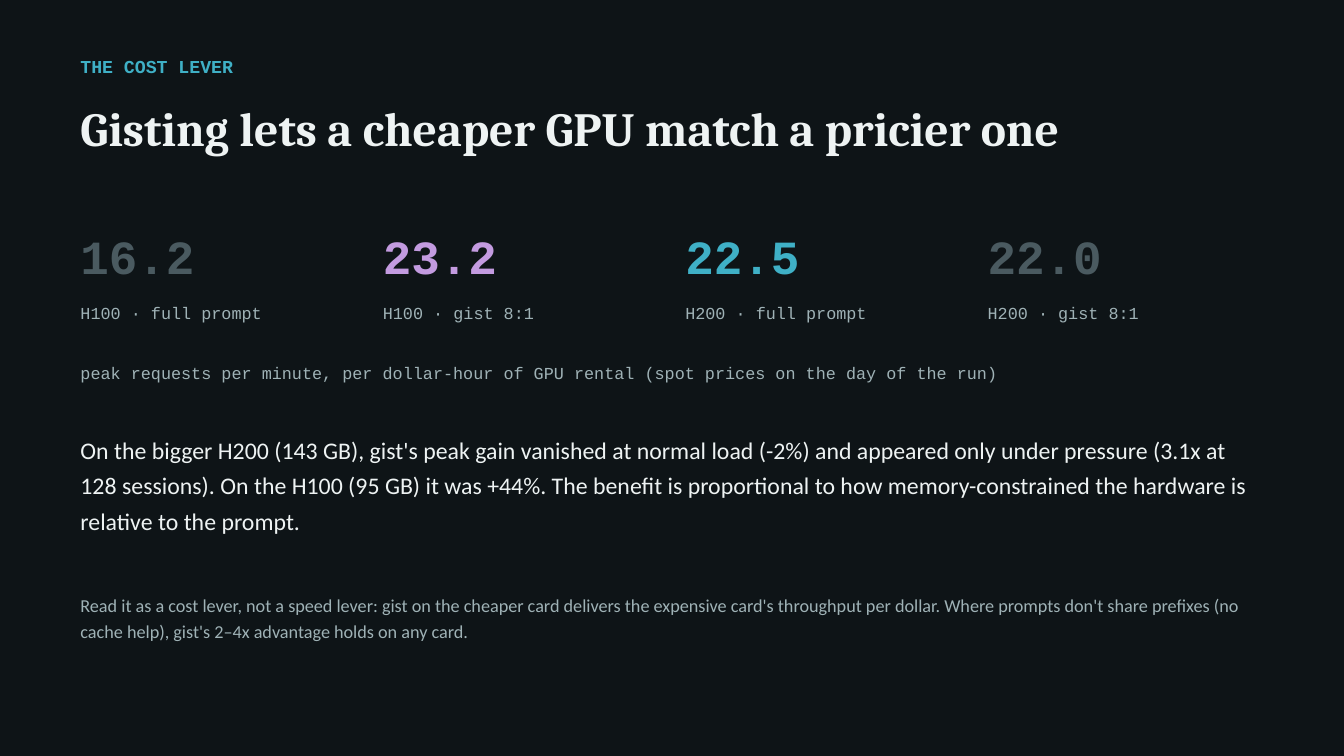
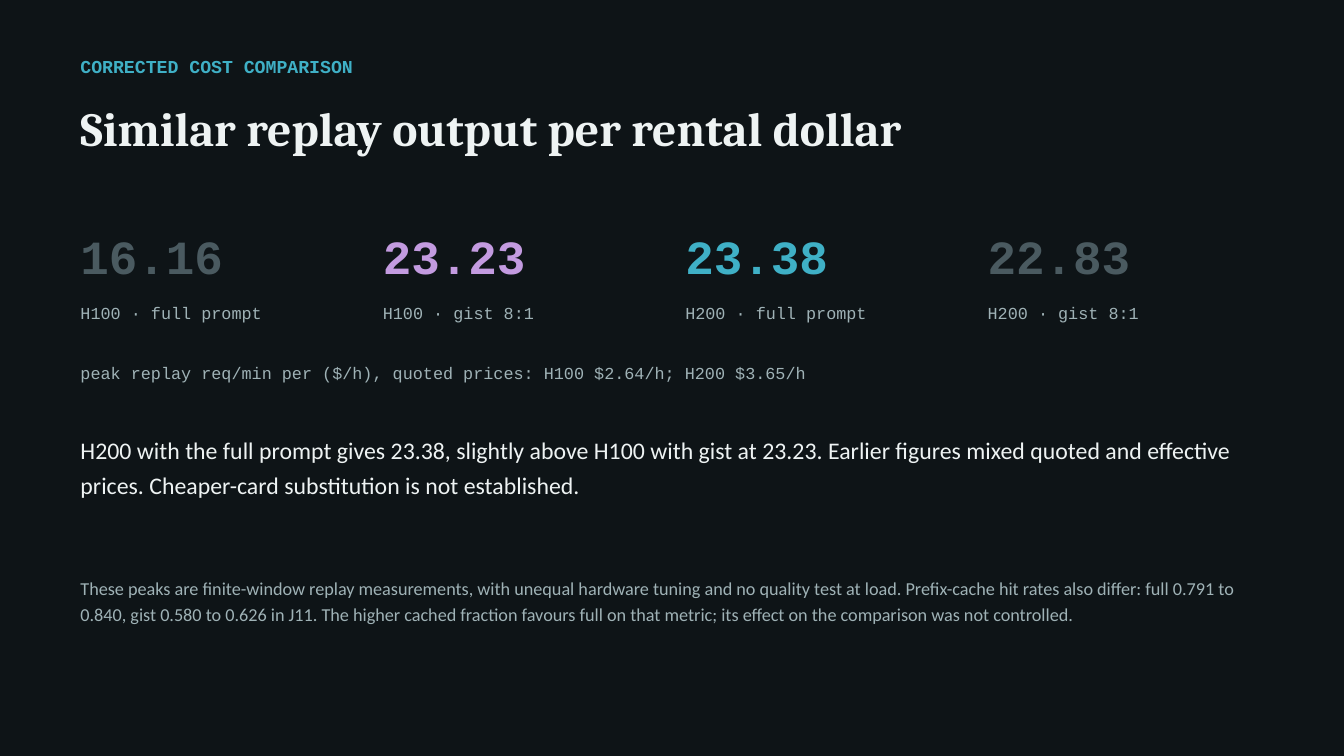
Before and after one commit to arunmenon/gisting-coding-agent, a slide deck: slide 9 of Gisting-CTO-deck.pptx. Drawn at 1344x756 pixels with LibreOffice and Linux fonts; fonts in the diff are those of the drawing. Boxes give left, top, right and bottom in pixels: in the first picture for what was removed or moved away, otherwise in the second. Text is boxed around its words. In the diff, an @@ line names an element or a change of style, - is before the commit and + after.

```diff
--- a/Gisting-CTO-deck.pptx
+++ b/Gisting-CTO-deck.pptx
@@ text at [80,61,353,73]: text changed @@
-THE COST LEVER
+CORRECTED COST COMPARISON
@@ text at [80,113,901,156]: text changed @@
-Gisting lets a cheaper GPU match a pricier one
+Similar replay output per rental dollar
@@ text at [80,242,223,274]: text changed @@
-16.2
+16.16
@@ text at [383,242,526,275]: text changed @@
-23.2
+23.23
@@ text at [685,242,828,275]: text changed @@
-22.5
+23.38
@@ text at [988,242,1131,274]: text changed @@
-22.0
+22.83
@@ text at [80,367,806,383]: text changed @@
-peak requests per minute, per dollar-hour of GPU rental (spot prices on the day of the run)
+peak replay req/min per ($/h), quoted prices: H100 $2.64/h; H200 $3.65/h
@@ text at [80,442,1230,498]: text changed @@
-On the bigger H200 (143 GB), gist's peak gain vanished at normal load (-2%) and appeared only under pressure (3.1x at 128 sessions). On the H100 (95 GB) it was +44%. The benefit is proportional to how memory-constrained the hardware is relative to the prompt.
+H200 with the full prompt gives 23.38, slightly above H100 with gist at 23.23. Earlier figures mixed quoted and effective prices. Cheaper-card substitution is not established.
@@ text at [80,582,1233,624]: text changed @@
-Read it as a cost lever, not a speed lever: gist on the cheaper card delivers the expensive card's throughput per dollar. Where prompts don't share prefixes (no cache help), gist's 2–4x advantage holds on any card.
+These peaks are finite-window replay measurements, with unequal hardware tuning and no quality test at load. Prefix-cache hit rates also differ: full 0.791 to 0.840, gist 0.580 to 0.626 in J11. The higher cached fraction favours full on that metric; its effect on the comparison was not controlled.
```
Also in this commit, not shown: 7 other slides changed, 16 other files.
